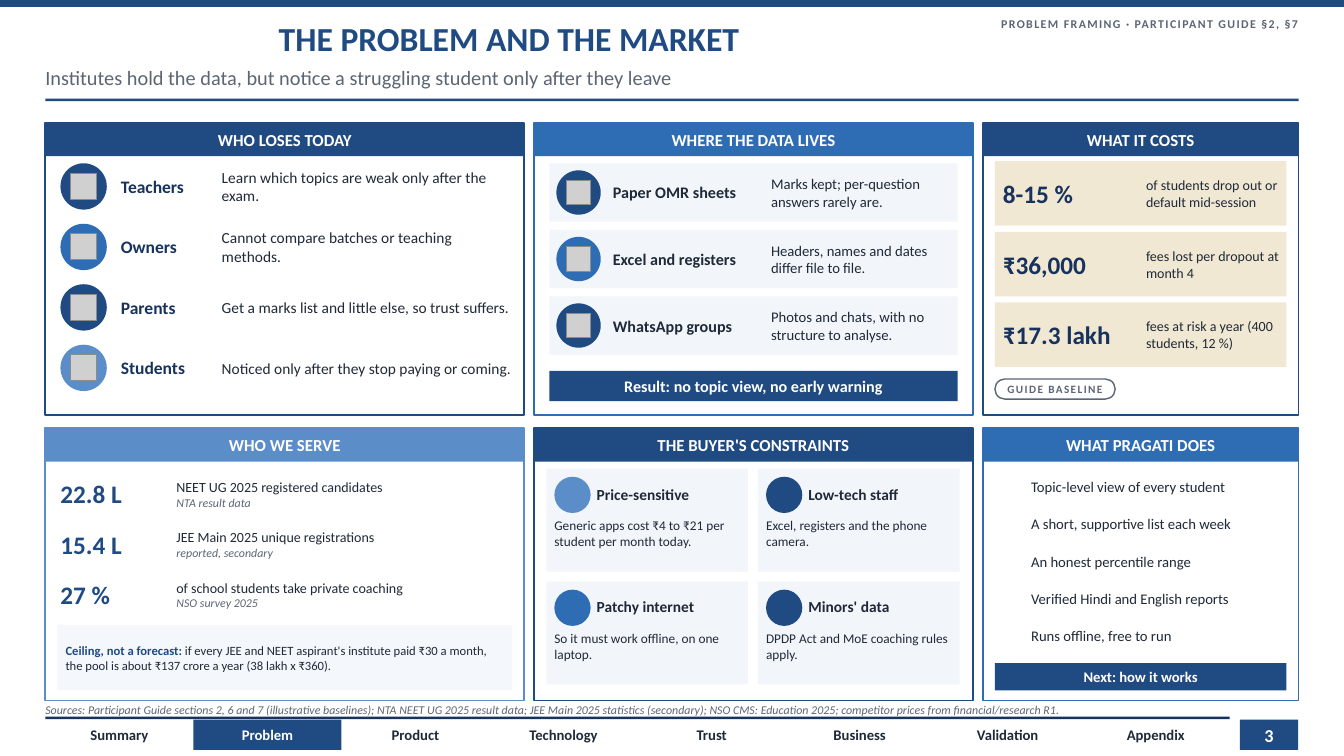
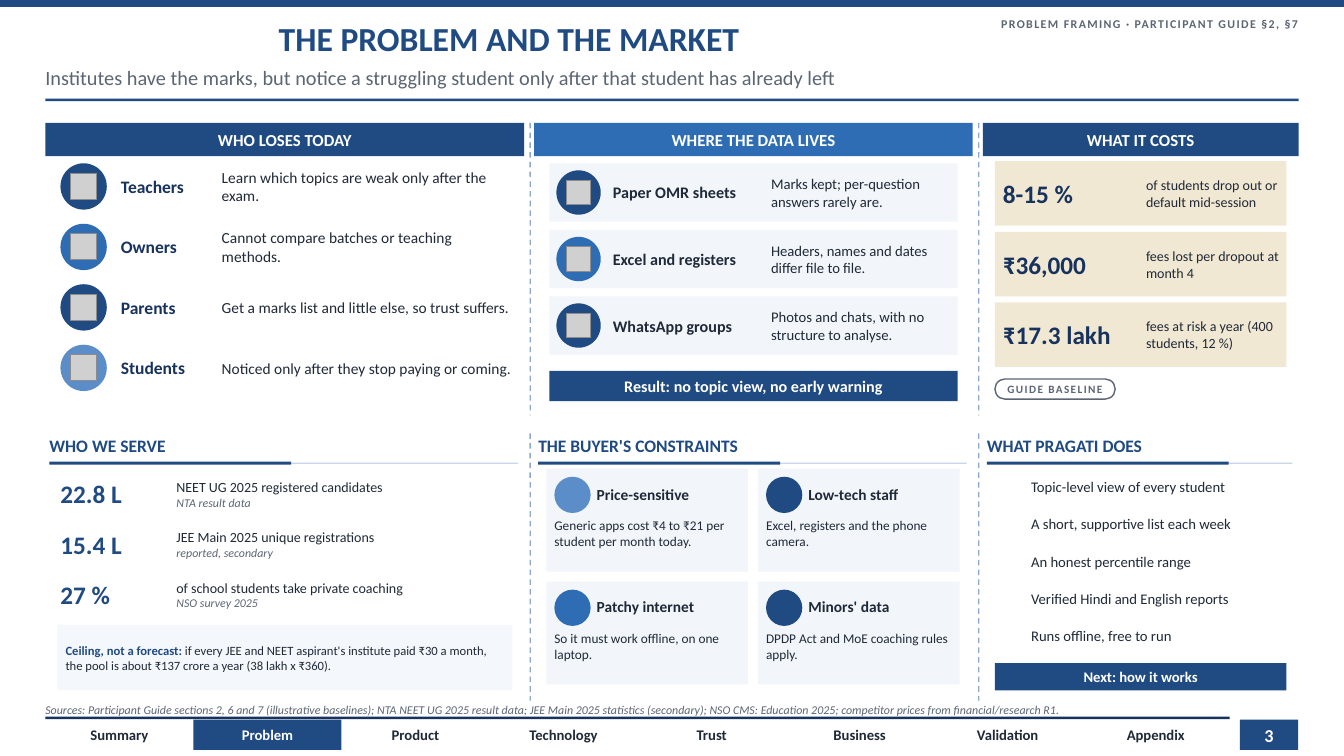
Before and after one commit to AdityaKuranjekar/institute-intelligence-platform, a slide deck: slide 3 of slides/AlphaQ_CaseB_Round1.pptx. Drawn at 1344x756 pixels with LibreOffice and Linux fonts; fonts in the diff are those of the drawing; grey boxes stand for pictures; background and template pictures are left out. Boxes give left, top, right and bottom in pixels: in the first picture for what was removed or moved away, otherwise in the second. Text is boxed around its words. In the diff, an @@ line names an element or a change of style, - is before the commit and + after.

```diff
--- a/slides/AlphaQ_CaseB_Round1.pptx
+++ b/slides/AlphaQ_CaseB_Round1.pptx
@@ text at box(45, 71, 834, 89): text changed @@
-Institutes hold the data, but notice a struggling student only after they leave
+Institutes have the marks, but notice a struggling student only after that student has already left
@@ rectangle removed at box(45, 123, 524, 415) @@
@@ line added from (530, 123) to (530, 415), #8FA9CC 1 pt dashed @@
@@ rectangle removed at box(534, 123, 973, 415) @@
@@ line added from (979, 123) to (979, 415), #8FA9CC 1 pt dashed @@
@@ rectangle removed at box(983, 123, 1299, 415) @@
@@ rectangle removed at box(45, 429, 524, 701) @@
@@ text "WHO WE SERVE": place and size @@
-text "WHO WE SERVE" at box(229, 440, 340, 451)
+text "WHO WE SERVE" at box(49, 440, 165, 452)
@@ line added from (530, 434) to (530, 701), #8FA9CC 1 pt dashed @@
@@ rectangle removed at box(534, 429, 973, 701) @@
@@ text "THE BUYER'S CONSTRAINTS": place and size @@
-text "THE BUYER'S CONSTRAINTS" at box(657, 439, 849, 451)
+text "THE BUYER'S CONSTRAINTS" at box(538, 440, 738, 452)
@@ line added from (979, 434) to (979, 701), #8FA9CC 1 pt dashed @@
@@ rectangle removed at box(983, 429, 1299, 701) @@
@@ size 12 to 12.5 pt, text colour #FFFFFF to #1F4A82; alignment centre to left in 3 elements at box(49, 440, 165, 452), box(538, 440, 738, 452), box(987, 440, 1142, 452) @@
@@ text "WHAT PRAGATI DOES": place and size @@
-text "WHAT PRAGATI DOES" at box(1066, 440, 1215, 451)
+text "WHAT PRAGATI DOES" at box(987, 440, 1142, 452)
@@ rectangle: place and size @@
-rectangle at box(45, 429, 524, 462)
+rectangle at box(49, 463, 518, 464)
@@ rectangle at box(49, 463, 518, 464): fill #5B8DC9 to #C9D6E8 @@
@@ rectangle added at box(49, 462, 291, 465), fill #1F4A82 @@
@@ rectangle: place and size @@
-rectangle at box(534, 429, 973, 462)
+rectangle at box(538, 463, 967, 464)
@@ rectangle at box(538, 463, 967, 464): fill #1F4A82 to #C9D6E8 @@
@@ rectangle added at box(538, 462, 780, 465), fill #1F4A82 @@
@@ rectangle: place and size @@
-rectangle at box(983, 429, 1299, 462)
+rectangle at box(987, 463, 1293, 464)
@@ rectangle at box(987, 463, 1293, 464): fill #2E6DB4 to #C9D6E8 @@
@@ rectangle added at box(987, 462, 1229, 465), fill #1F4A82 @@
```
Also in this commit, not shown: 15 other slides changed, 1 slide added, 26 other files.
